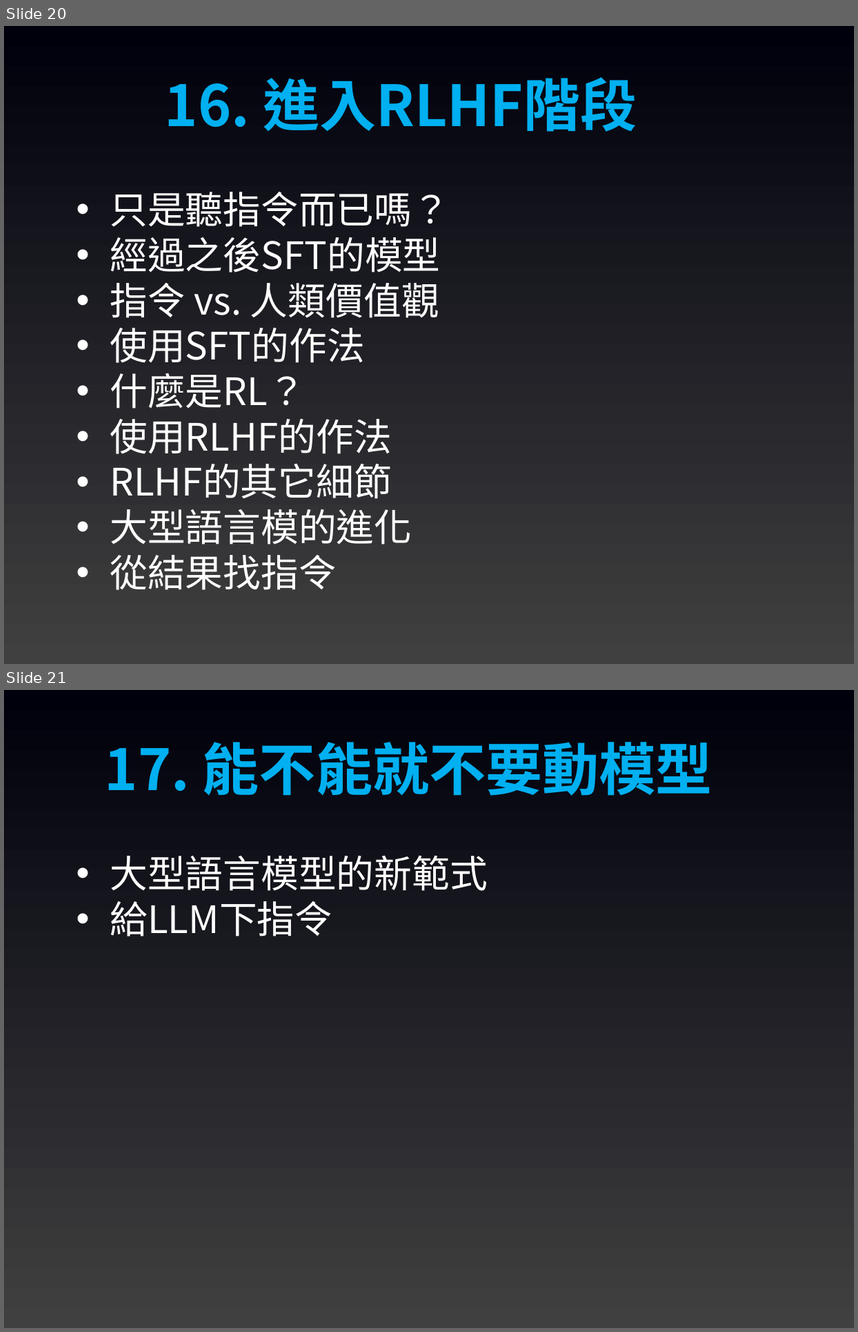
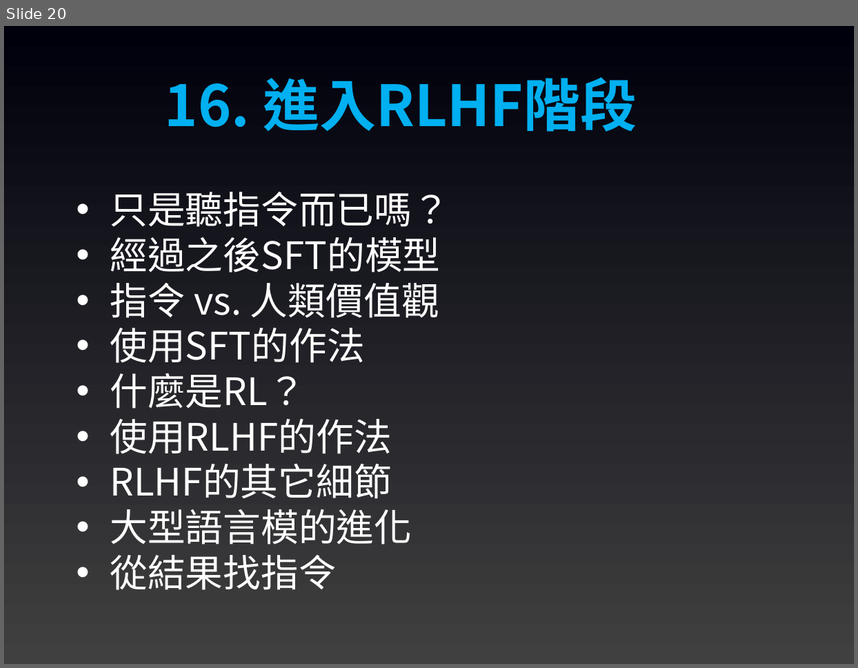
Before and after one commit to joshhu/mustllm2024, a slide deck: Slides/Week01/00：課程大綱.pptx. Shown one above the other, each under a label of ours: slides 20 and 21 before the commit, slide 20 after it. The pictures are 858x1332 and 858x668 pixels, drawn with LibreOffice and Linux fonts; fonts in the diff are those of the drawing. Boxes give left, top, right and bottom in pixels: in the first picture for what was removed or moved away, otherwise in the second. Text is boxed around its words. In the diff, an @@ line names an element or a change of style, - is before the commit and + after.

```diff
--- a/Slides/Week01/00：課程大綱.pptx
+++ b/Slides/Week01/00：課程大綱.pptx
@@ slide 21 removed at <box>4,690,854,1328</box>, background gradient #404040 to #00000C @@
@@ text removed at <box>105,742,713,796</box> @@
-17. 能不能就不要動模型
@@ text removed at <box>110,855,488,936</box> @@
-• 大型語言模型的新範式
-• 給LLM下指令
```
Also in this commit, not shown: 1 slide changed, 1 slide added, 14 other files.
